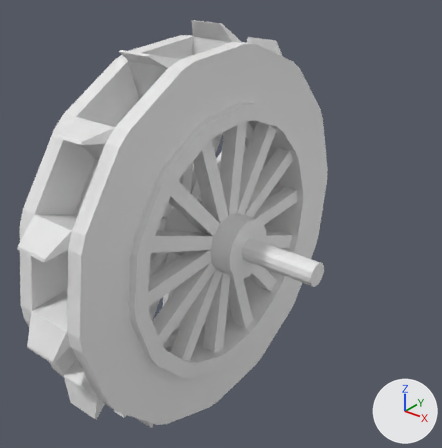
What one commit did to the FBX model P4/Source/DigitalArts/Export/Watermill.FBX.
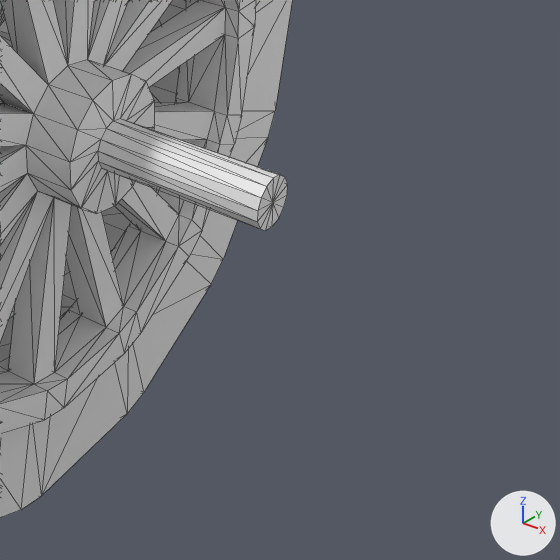
There are two pictures of each version: one whole from a 50 mm camera at (2.399, -2.782, 1.844) aimed at (0.064, 0.138, 0.034), one close up on the part from 45% to 100% of the width and 42% to 96% of the height. Lighting does not change. The marker at lower right points along +X, +Y and +Z. The close-ups show mesh edges as thin lines. Where no turn or scale is listed for an object, it has been applied to the vertices.

In view in the first close-up: 'Watermill'.
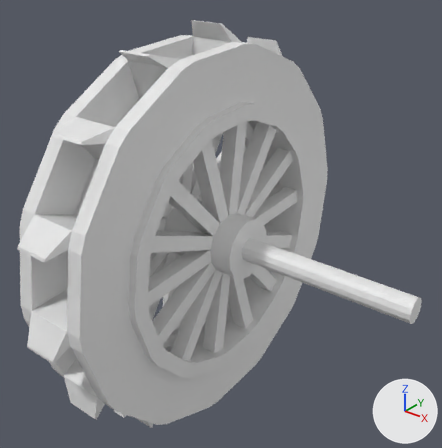
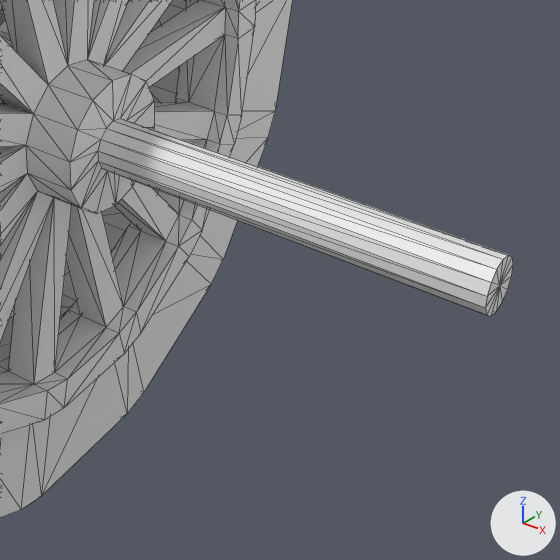
Commit message: Watermill + Bridge

Boxes [x1, y1, x2, y2] around the edits, measured in the close-ups (560 x 560 px; the box of a moved part takes in the faces that stretch with it):
'Watermill', reshaped
    before: [0, 0, 292, 518]
    after: [0, 0, 513, 518]
part 1 of me_mesh, moved or reshaped
    before: [98, 118, 288, 231]
    after: [98, 118, 513, 316]

Diff of the bpy script that builds the scene:
```diff
--- a/P4/Source/DigitalArts/Export/Watermill.FBX.py
+++ b/P4/Source/DigitalArts/Export/Watermill.FBX.py
@@ me_mesh @@
 me_mesh.from_pydata(...)  # 842 vertices, 1792 faces; spans x -0.99..0.99, y -1.33..1.32, z -1.33..1.34
 # used by ob_watermill; location = (-0.088, 0.0, 0.005)
+# me_mesh part 1: all 15 vertices in x 0.99, y -0.08..0.07, z -0.07..0.08 are moved by (0.6, 0.0, 0.0)
```
